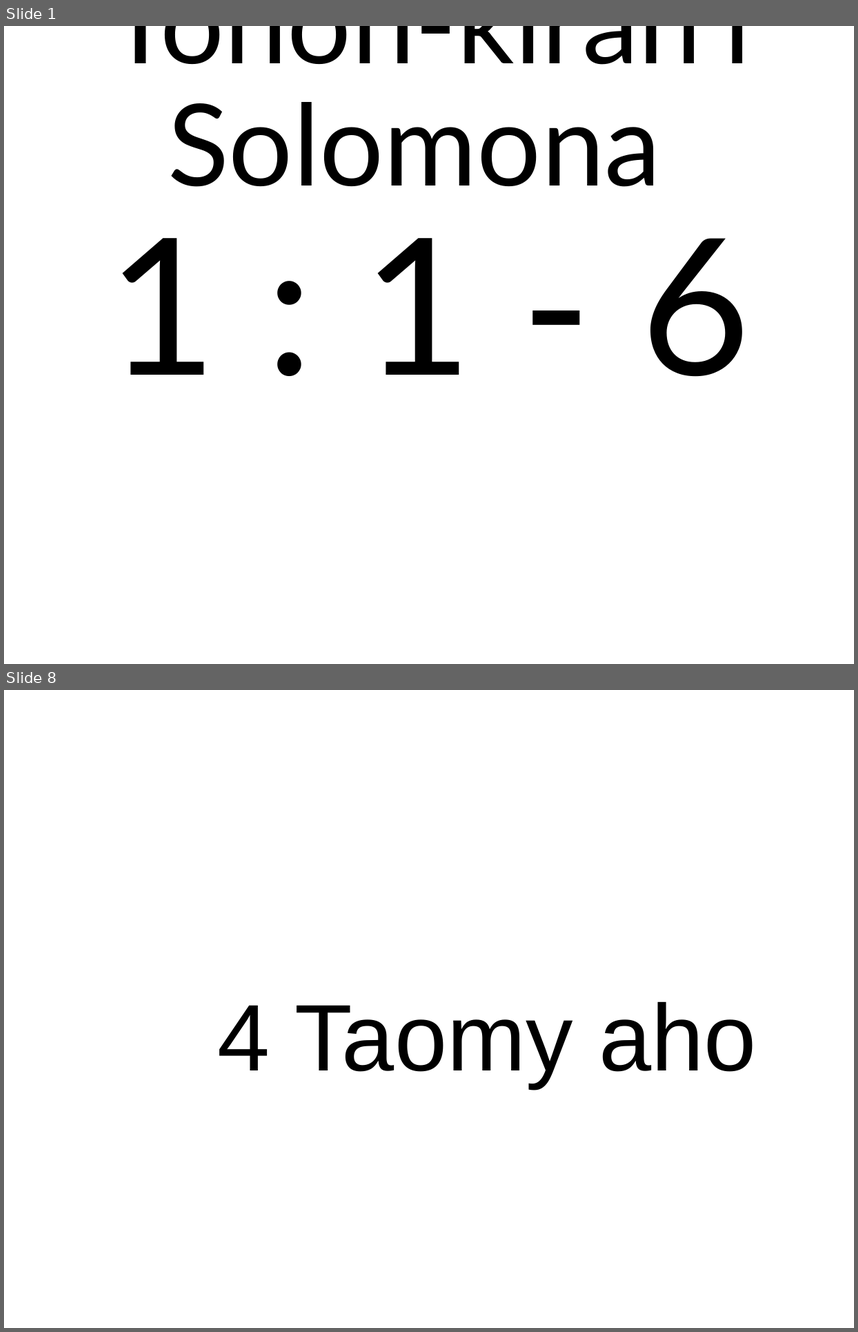
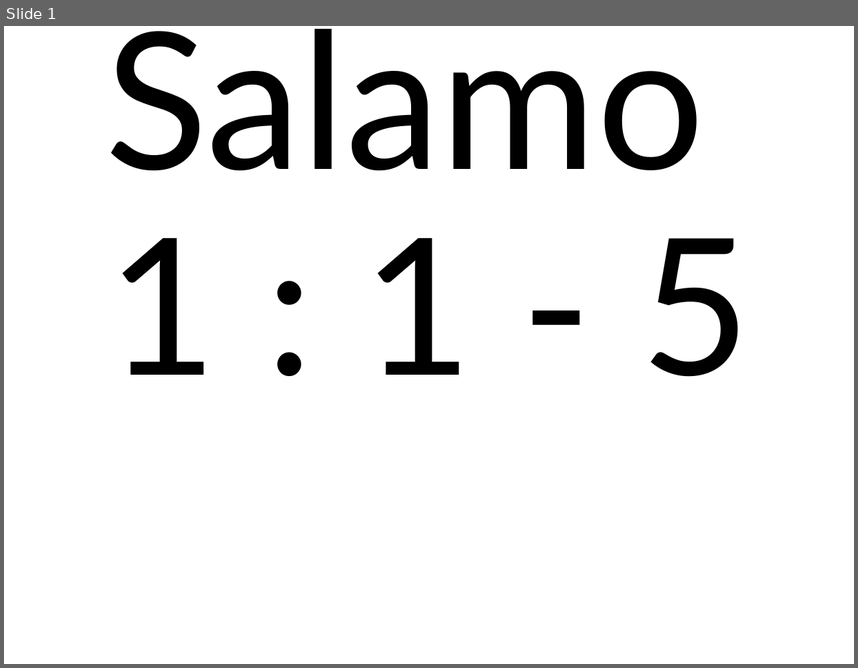
Before and after one commit to tsioryrovantsoa/baiboly-to-powerpoint, a slide deck: test.pptx. Shown one above the other, each under a label of ours: slides 1 and 8 before the commit, slide 1 after it; the slides between them are not shown. The pictures are 858x1332 and 858x668 pixels, drawn with LibreOffice and Linux fonts; fonts in the diff are those of the drawing; background and template pictures are left out. Boxes give left, top, right and bottom in pixels: in the first picture for what was removed or moved away, otherwise in the second. Text is boxed around its words. In the diff, an @@ line names an element or a change of style, - is before the commit and + after.

```diff
--- a/test.pptx
+++ b/test.pptx
@@ slide 8 removed at <box>4,690,854,1328</box>, background picture (left out) @@
@@ title removed at <box>218,1001,757,1087</box> @@
-4 Taomy aho
@@ slide 1 changed as well @@
@@ title at <box>105,29,751,377</box>: text changed; size 96 to 161 pt @@
-Tonon-kiran'i Solomona
-1 : 1 - 6
+Salamo
+1 : 1 - 5
```
Also in this commit, not shown: 9 other slides changed, 1 slide added, 8 other slides removed.
